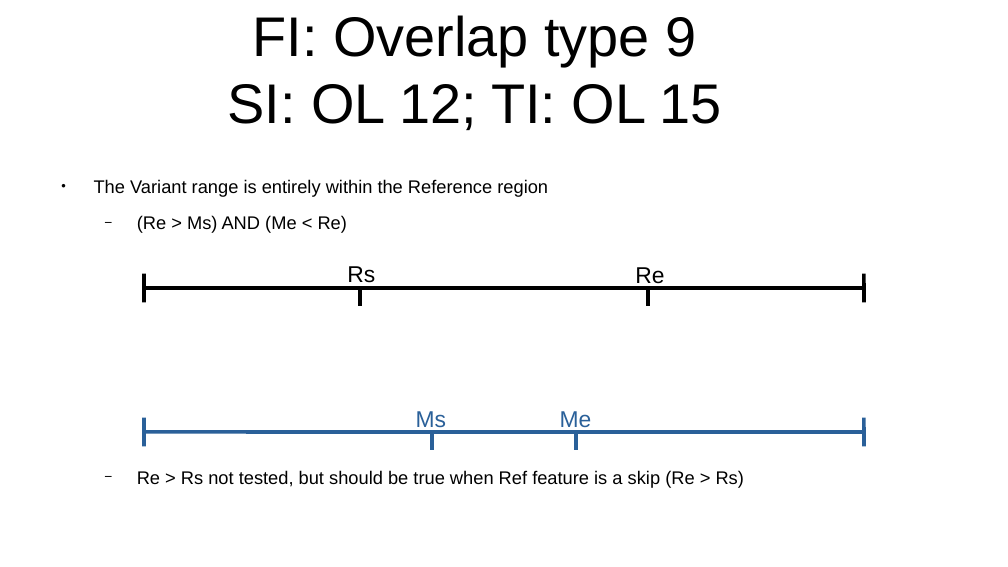
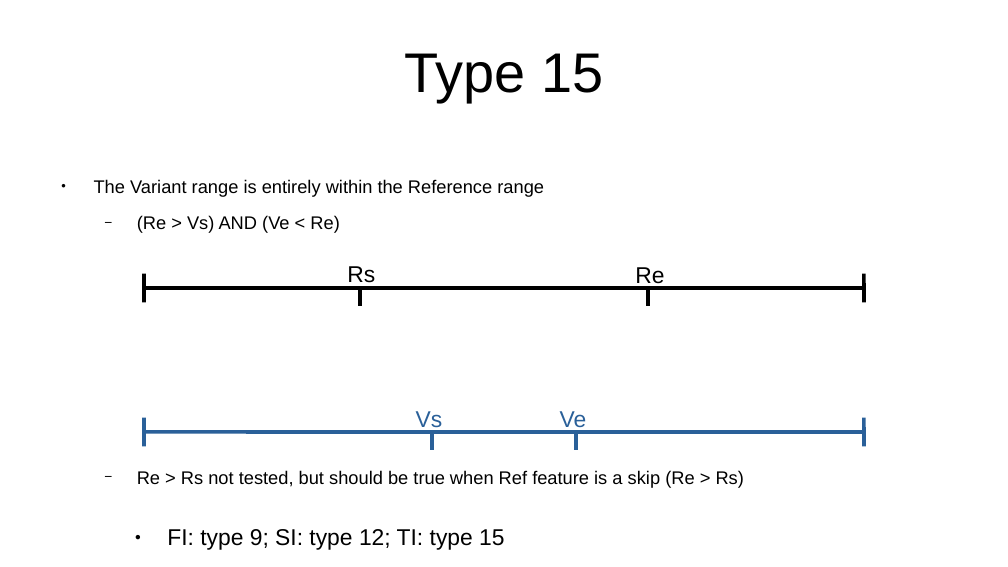
Before and after one commit to Replicon-genetics/rg_exploder_public_documents, a slide deck: slide 21 of Overlap_types_decription.odp (slide 17 before the commit). Drawn at 1008x567 pixels with LibreOffice and Linux fonts; fonts in the diff are those of the drawing. Boxes give left, top, right and bottom in pixels: in the first picture for what was removed or moved away, otherwise in the second. Text is boxed around its words. In the diff, an @@ line names an element or a change of style, - is before the commit and + after.

Commit message:
Overlap types description
Modified for current implementation, rewording and retaining legacy information

```diff
--- a/Overlap_types_decription.odp
+++ b/Overlap_types_decription.odp
@@ title at (405, 53, 603, 102): text changed @@
-FI: Overlap type 9
-SI: OL 12; TI: OL 15
+Type 15
@@ text at (94, 179, 544, 233): text changed @@
-● The Variant range is entirely within the Reference region
-  − (Re > Ms) AND (Me < Re)
+● The Variant range is entirely within the Reference range
+  − (Re > Vs) AND (Ve < Re)
@@ text at (416, 411, 443, 432): text changed @@
-Ms
+Vs
@@ text at (560, 411, 587, 433): text changed @@
-Me
+Ve
@@ text added at (167, 529, 504, 550), 18 pt, text #000000 @@
+● FI: type 9; SI: type 12; TI: type 15
```
Also in this commit, not shown: 21 other slides changed, 5 slides added, 1 slide removed, 1 other file.
